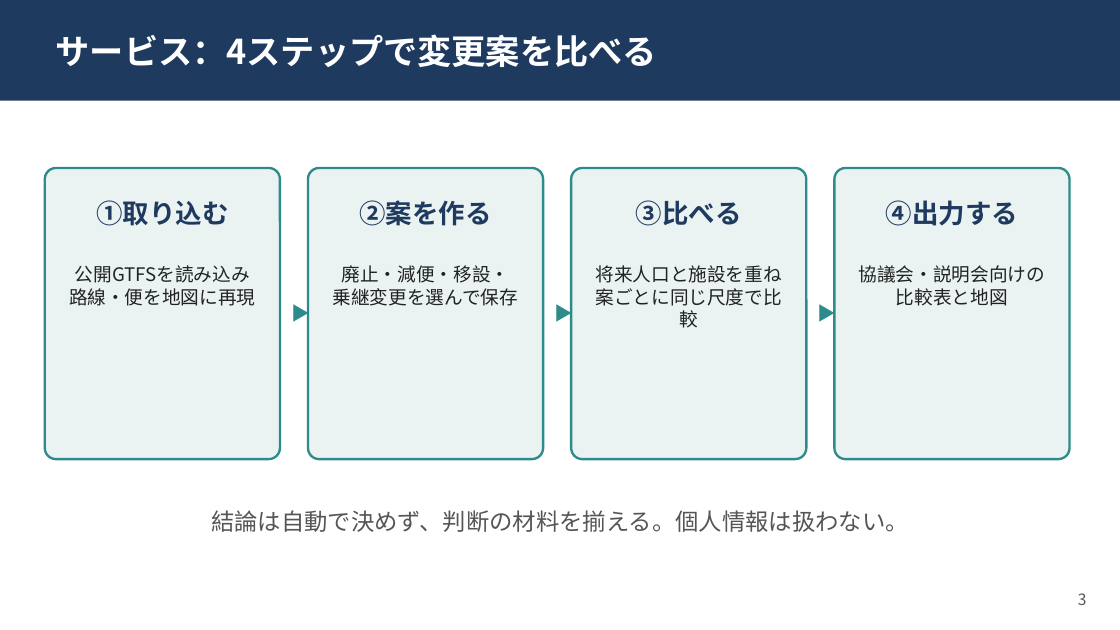
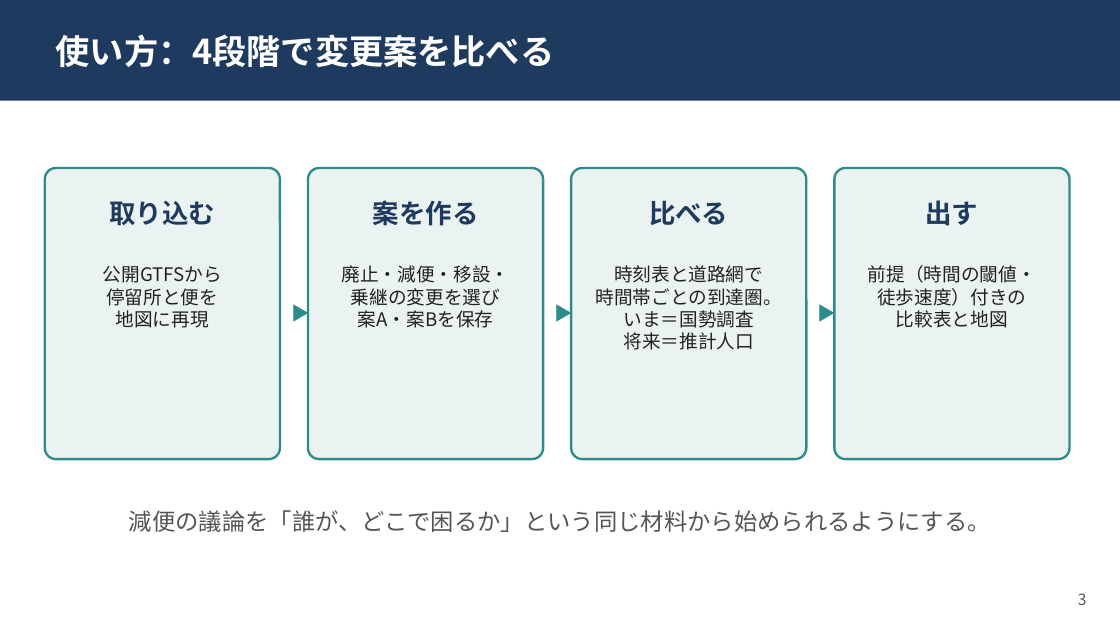
Before and after one commit to sota1111/geo-campaign-2026, a slide deck: slide 3 of contests/ichibiz-2026/submission/business/supplement/supplement.pptx. Drawn at 1120x630 pixels with LibreOffice and Linux fonts; fonts in the diff are those of the drawing. Boxes give left, top, right and bottom in pixels: in the first picture for what was removed or moved away, otherwise in the second. Text is boxed around its words. In the diff, an @@ line names an element or a change of style, - is before the commit and + after.

```diff
--- a/contests/ichibiz-2026/submission/business/supplement/supplement.pptx
+++ b/contests/ichibiz-2026/submission/business/supplement/supplement.pptx
@@ text at [56, 34, 554, 67]: text changed @@
-サービス：4ステップで変更案を比べる
+使い方：4段階で変更案を比べる
@@ text at [109, 201, 215, 226]: text changed @@
-①取り込む
+取り込む
@@ text at [373, 200, 479, 226]: text changed @@
-②案を作る
+案を作る
@@ text at [649, 200, 728, 225]: text changed @@
-③比べる
+比べる
@@ text at [925, 200, 978, 226]: text changed @@
-④出力する
+出す
@@ text at [103, 266, 222, 328]: text changed @@
-公開GTFSを読み込み
-路線・便を地図に再現
+公開GTFSから
+停留所と便を
+地図に再現
@@ text at [596, 265, 782, 350]: text changed @@
-将来人口と施設を重ね
-案ごとに同じ尺度で比較
+時刻表と道路網で
+時間帯ごとの到達圏。
+いま＝国勢調査
+将来＝推計人口
@@ text at [868, 265, 1036, 306]: text changed @@
-協議会・説明会向けの
+前提（時間の閾値・
+徒歩速度）付きの
@@ text at [351, 288, 500, 328]: text changed @@
-乗継変更を選んで保存
+乗継の変更を選び
+案A・案Bを保存
@@ text at [129, 510, 991, 532]: text changed @@
-結論は自動で決めず、判断の材料を揃える。個人情報は扱わない。
+減便の議論を「誰が、どこで困るか」という同じ材料から始められるようにする。
```
Also in this commit, not shown: 5 other slides changed, 1 slide added, 1 slide removed, 14 other files.
